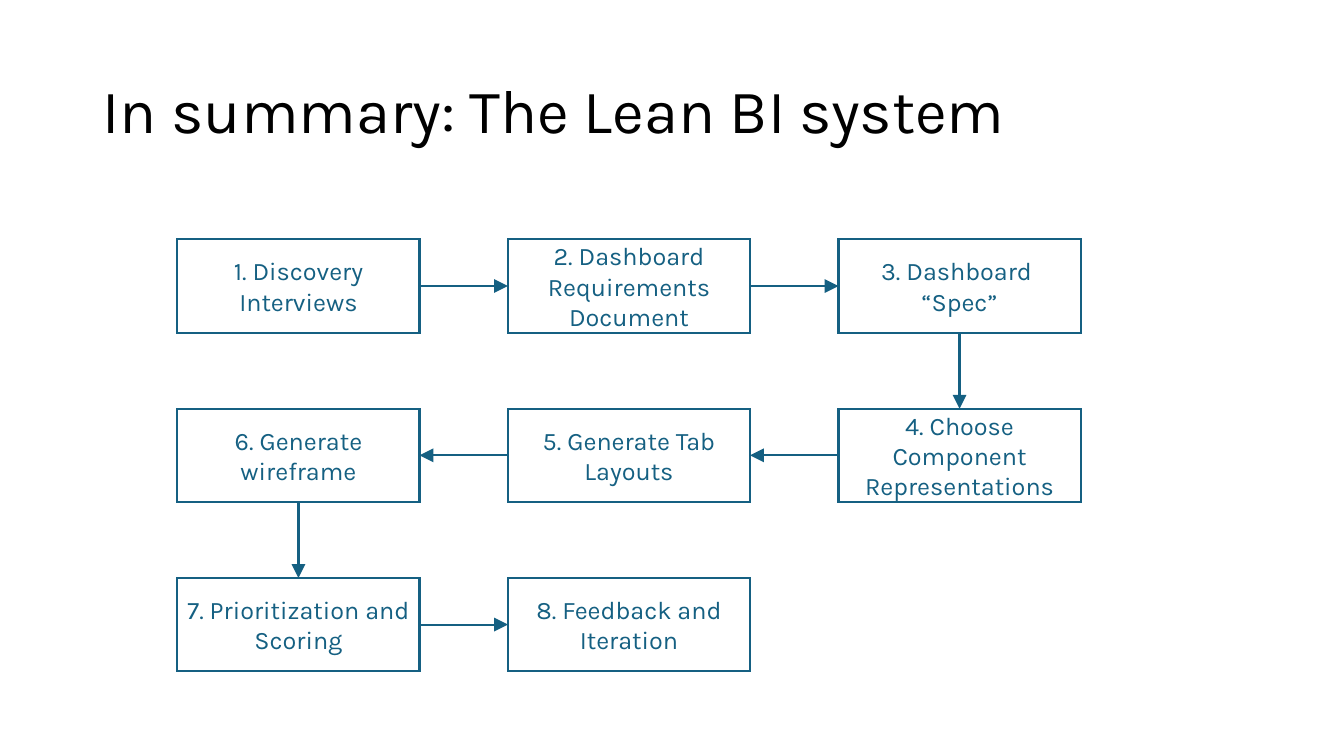
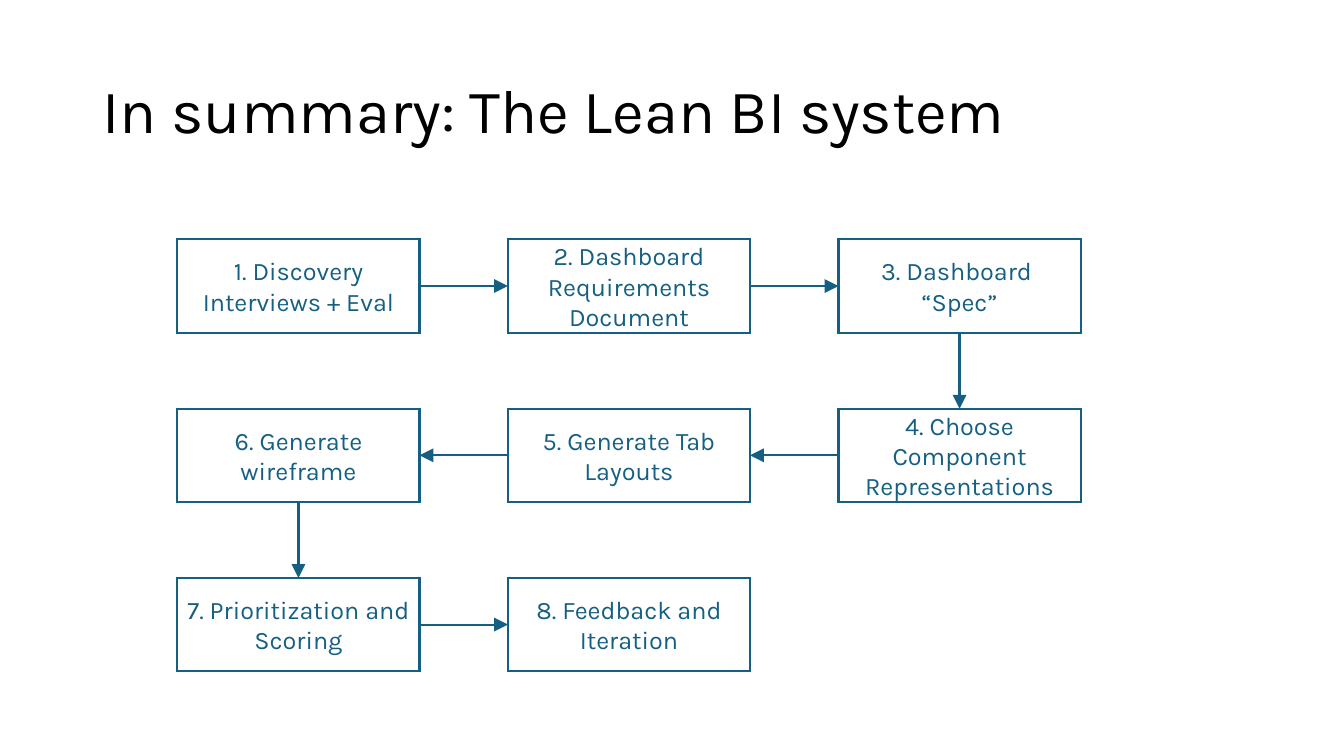
Before and after one commit to vikramnayak-com/lean-bi, a slide deck: slide 32 of Wireframing_Lean_BI_using_AI.pptx (slide 30 before the commit). Drawn at 1344x756 pixels with LibreOffice and Linux fonts; fonts in the diff are those of the drawing. Boxes give left, top, right and bottom in pixels: in the first picture for what was removed or moved away, otherwise in the second. Text is boxed around its words. In the diff, an @@ line names an element or a change of style, - is before the commit and + after.

```diff
--- a/Wireframing_Lean_BI_using_AI.pptx
+++ b/Wireframing_Lean_BI_using_AI.pptx
@@ text in rectangle at box(203, 262, 394, 312): text changed @@
-1. Discovery Interviews
+1. Discovery Interviews + Eval
```
Also in this commit, not shown: 9 other slides changed, 2 slides added, 1 slide removed.
